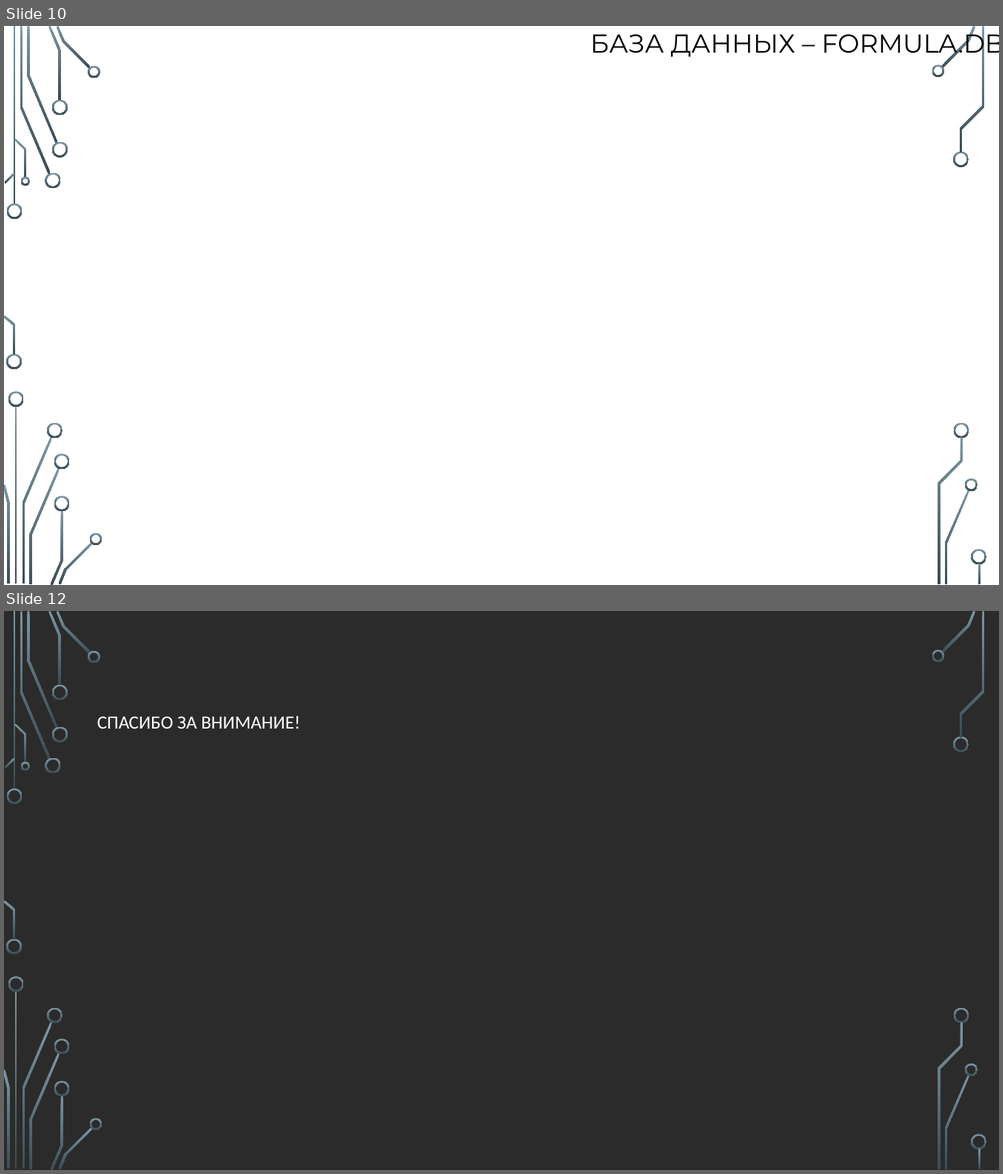
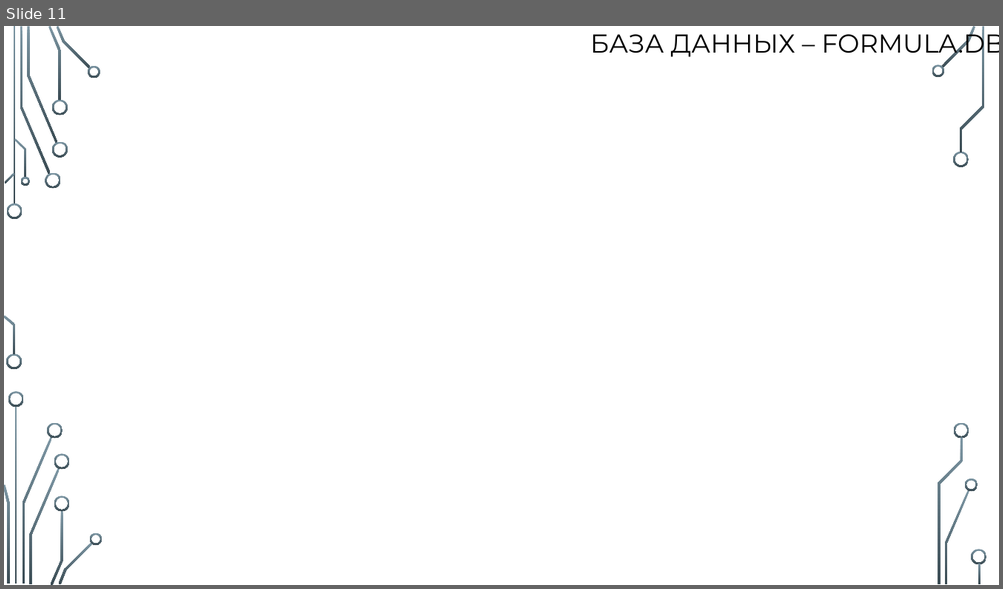
Before and after one commit to Lamwarld/Formulatory, a slide deck: docs/фывыф.pptx. Shown one above the other, each under a label of ours: slides 10 and 12 before the commit, slide 11 after it; the slides between them are not shown. The pictures are 1003x1174 and 1003x589 pixels, drawn with LibreOffice and Linux fonts; fonts in the diff are those of the drawing; background and template pictures are left out; a plain dark background stands for a picture behind light text. Boxes give left, top, right and bottom in pixels: in the first picture for what was removed or moved away, otherwise in the second. Text is boxed around its words. In the diff, an @@ line names an element or a change of style, - is before the commit and + after.

```diff
--- a/docs/фывыф.pptx
+++ b/docs/фывыф.pptx
@@ slide 12 removed at [4,611,999,1170], background picture (left out); not listed: 36 template elements that a slide beside it also shows @@
@@ text removed at [97,716,300,729] @@
-СПАСИБО ЗА ВНИМАНИЕ!
@@ what was slide 10 is now slide 11 @@
```
Also in this commit, not shown: 7 slides changed, 2 slides added, 21 other files.
